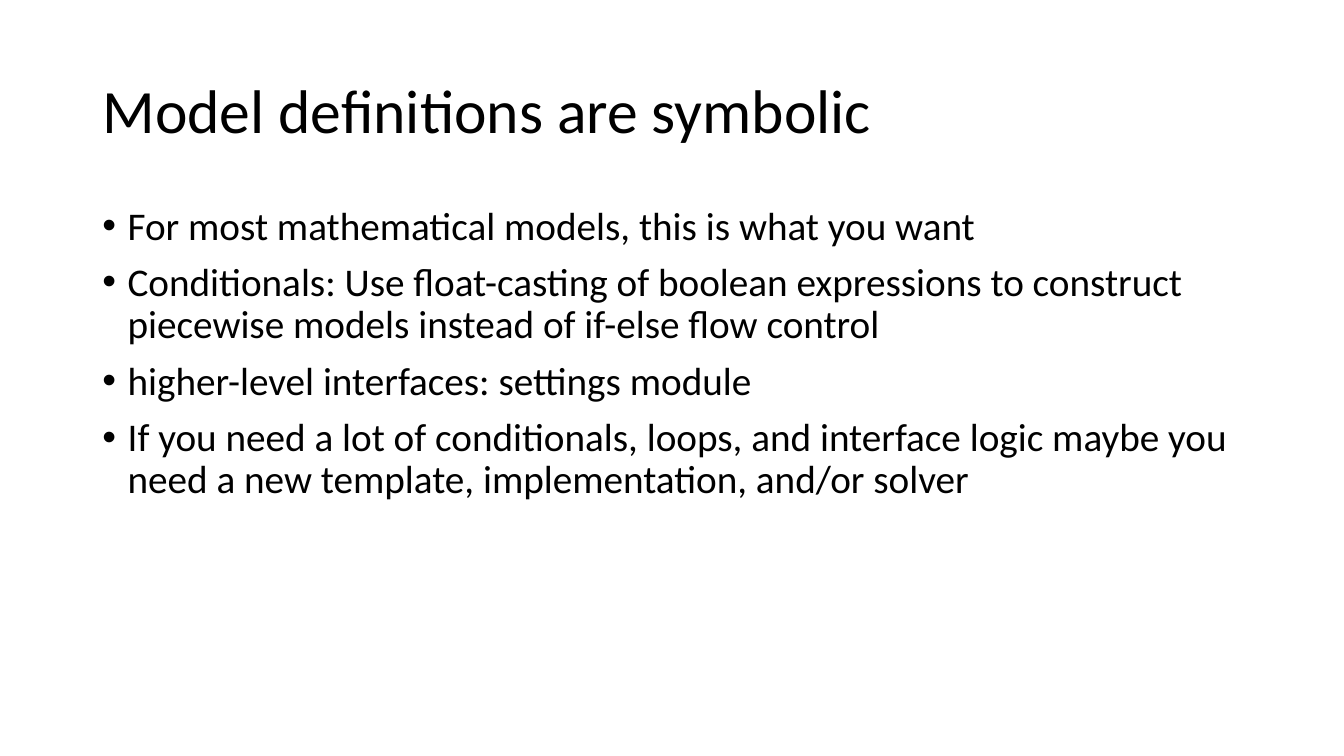
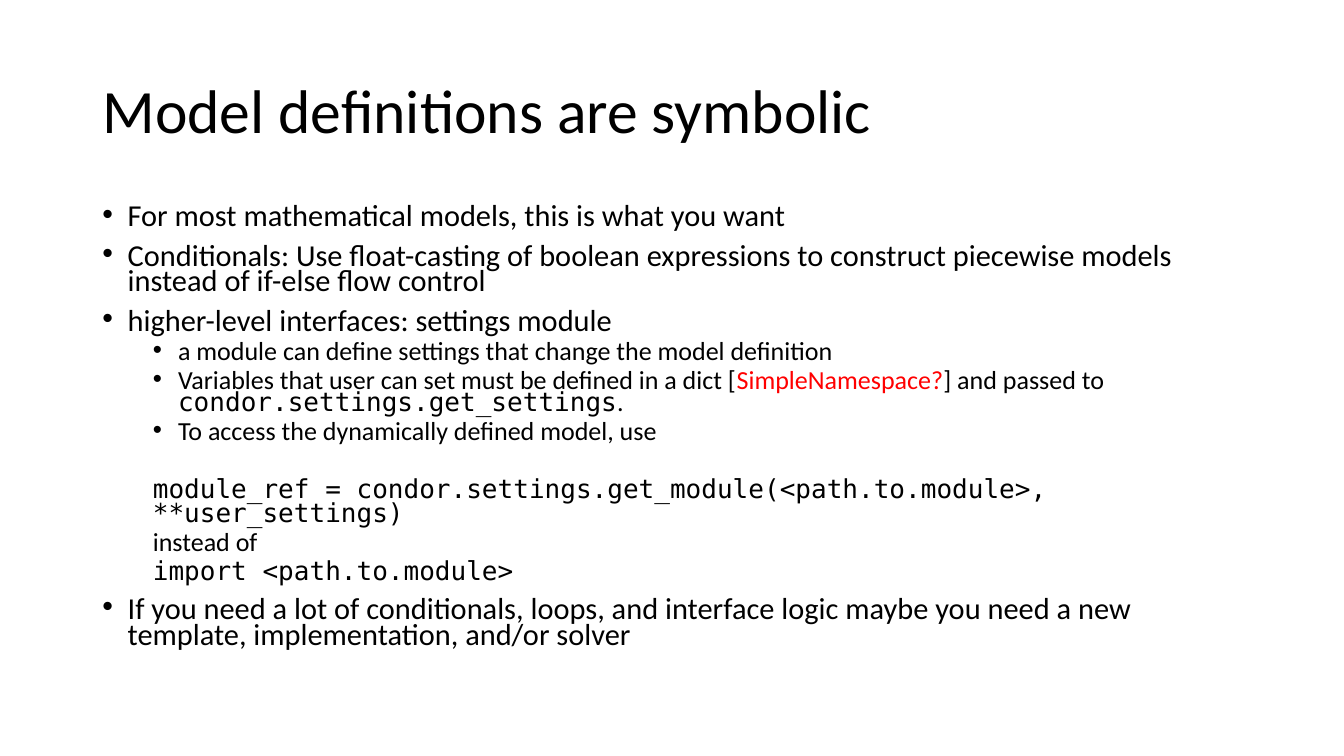
Before and after one commit to nlistgarten/condor, a slide deck: slide 13 of design/condor.pptx. Drawn at 1344x756 pixels with LibreOffice and Linux fonts; fonts in the diff are those of the drawing. Boxes give left, top, right and bottom in pixels: in the first picture for what was removed or moved away, otherwise in the second. Text is boxed around its words. In the diff, an @@ line names an element or a change of style, - is before the commit and + after.

```diff
--- a/design/condor.pptx
+++ b/design/condor.pptx
@@ text at bbox=[128, 205, 1171, 650]: size 28 to 21.7 pt in "For most mathematical models, this is what ...", "Conditionals: Use float-casting of boolean expressions to ...", "higher-level interfaces: settings module", "If you need a lot of conditionals, ..."; line spacing 0.9 to 0.7 @@
@@ text at bbox=[153, 342, 1104, 586]: paragraphs added @@
+  • a module can define settings that change the model definition
+  • Variables that user can set must be defined in a dict [SimpleNamespace?] and passed to condor.settings.get_settings.
+  • To access the dynamically defined model, use
+  module_ref = condor.settings.get_module(<path.to.module>, **user_settings)
+  instead of
+  import <path.to.module>
```
Also in this commit, not shown: 3 other files.
